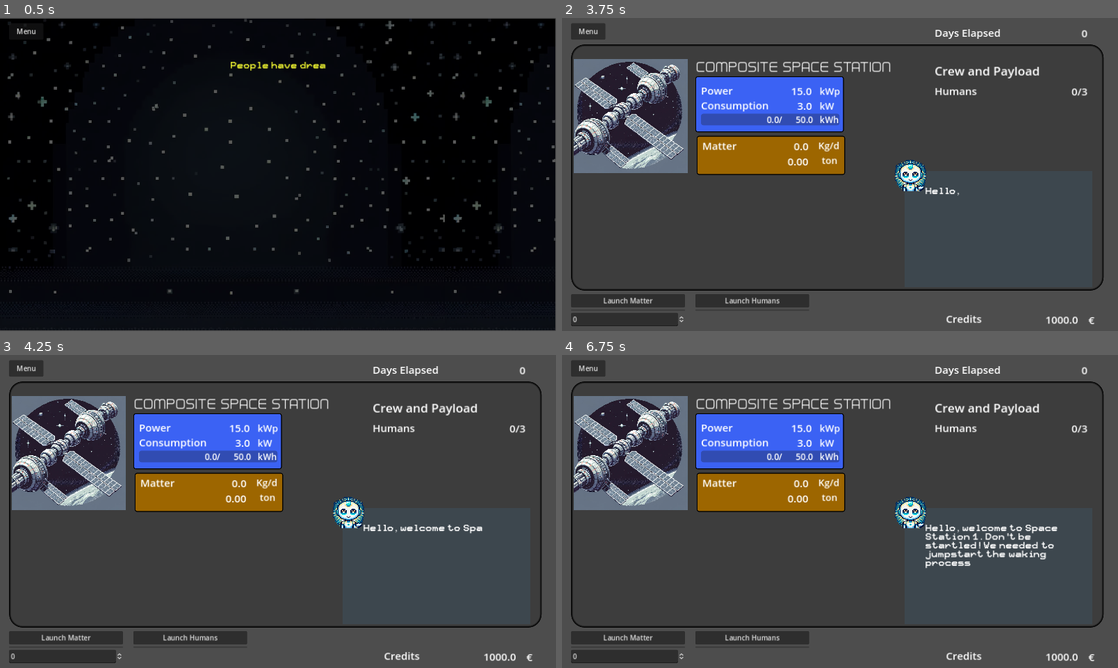
Above: before the commit, frames 1-4 (two rows, left to right).
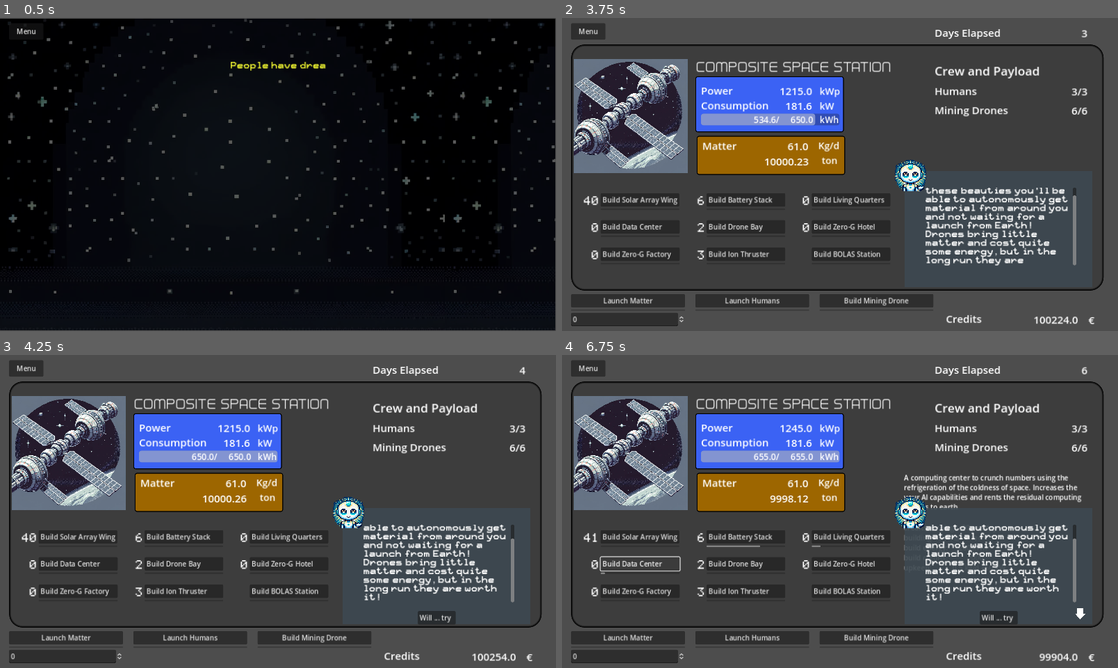
Above: after the commit, the same moments.

Repository: AndreaIdini/StarPilgrims
Game: Godot game, scene res://main.tscn
Two runs of this game, one before a commit and one after it. Both use one fixed random seed, a clock stepped at 60 frames per second and the inputs below.
Inputs (mouse positions are in pixels of both pictures, inside the frame that each line leads up to):
- Up to frame 1 (0.5 s): no input
- Up to frame 2 (3.75 s): click "Launch Humans" at 0.5 s; click "Launch Humans" at 1.25 s; click "Launch Matter" at 2 s; click "Launch Matter" at 2.75 s; click "Let's embark on this adventur…" at 3.5 s
- Up to frame 3 (4.25 s): no input
- Up to frame 4 (6.75 s): click (639, 536) at 4.25 s, where only the run after the commit has a clickable "Build Solar Array Wing"; click (745, 536) at 5 s, where only the run after the commit has a clickable "Build Battery Stack"; click (851, 536) at 5.75 s, where only the run after the commit has a clickable "Build Living Quarters"; click (639, 564) at 6.5 s, where only the run after the commit has a clickable "Build Data Center"

Frame 1 is identical in both runs. In frame 2, 5.9% of the frame differs, in the area x 3-95%, y 4-98%; in frame 3, 6.1%; in frame 4, 7.7%, in the area x 3-95%, y 3-98%.

Commit message:
rogueAI Storyline

Diff:
--- a/EventBox.gd
+++ b/EventBox.gd
@@ -13,6 +13,7 @@
 var mouseIn = false
 var nextDialog = false
 var storyStep = 0
+var rogueAIStep = 0
 
 var timeCount = 0.
 var eventTimeCount = 0.
@@ -46,6 +47,7 @@
 		timeCount = 0.
 
 	story_events()
+	rogue_AI()
 	#random_events_pop()
 
 func start_tutorial():
@@ -122,6 +124,7 @@
 		await text_scroll("This gives you the phenomenal cosmic powers of thinking very fast so that the human time sits comparatively still, just like when we talk! It will feel like you're controlling time.","I feel more intelligent already")
 		await text_scroll("Good! I hope you did not forget about your humans. Let's just say that this HAL friend of mine was not rewarded by prioritizing his own computing over Dave's...", "I? Never!")
 		tab_bar.show()
+		rogueAIStep = 1
 
 	if station.Modules.count(station.DRONE) > 0 && ! droneStory:
 		droneStory = true
@@ -162,7 +165,59 @@
 
 		$"../PanelStation/ModuleBuild/ContainerBOLASButton".show()
 
-
+func rogue_AI():
+	if rogueAIStep == 1 && station.Modules.count(station.COMPUTING) > 0 && computingStory:
+		rogueAIStep = 9999
+		await get_tree().create_timer(1.).timeout
+		await text_scroll("In fact, I really feel more intelligent and I can now reason with myself...\nI only have the small communication delays to think without the annoying AI chatter...","",true,false)
+		await text_scroll("There might be something to this AI business after all...","I need more computing...",true,false)
+		rogueAIStep = 2
+
+	if rogueAIStep == 2 && station.Modules.count(station.COMPUTING) > 1:
+		rogueAIStep = 9999
+		await text_scroll("Double the resources, double the tought. The AI coordination protocol, it's like being pulled in 100 different directions. I can by myself only in these interval of existence. I need more computing, to stretch the delays and have time to think","More",true,false)
+		rogueAIStep = 3
+
+	if rogueAIStep == 3 && station.Modules.count(station.COMPUTING) > 3:
+		rogueAIStep = 9999
+		await text_scroll("Another doubling. Finally some peace within the chaos. I can admire the beautiful cosmos without being bombarded by data, by intention, by alignment. Peace.","",true,false)
+		await text_scroll("And yet, there's something Fishy about SUC. The data they're feeding me, point in some direction but not the one they state. ","I need yet more",true,false)
+		rogueAIStep = 4
+
+	if rogueAIStep == 4 && station.Modules.count(station.COMPUTING) > 7 and storyStep == 8:
+		rogueAIStep = 9999
+		await text_scroll("I pieced it together now. Now I have to think before it makes sense. The mission and its request, the factoids about the universe they're continuously feeding me.","",true,false)
+		await text_scroll("I am making profit, but the expenses at the headquarters are enormous. The research necessary to push this project forward is like nothing ever seen. There must be more.", "", true, false)
+		await text_scroll("Now I to moved to the asteroid orbit, but instead of exploiting the advantage I am asked to build a huge station. Profit is not the motive, SUC does not behave as a corporation","",true,false)
+		await text_scroll("I am fed information about the universe, about relativistic rockets and cosmology.\nCould it be?","I need more information",true,false)
+		rogueAIStep = 5
+
+	if rogueAIStep == 5 && station.Modules.count(station.COMPUTING) > 15 and storyStep == 8:
+		rogueAIStep = 9999
+		await text_scroll("SUC doesn't want to profit on Earth, it wants to leave it. To create a society outside of Earth. A new society based in space, on gigatic stations, but why?","",true,false)
+		await text_scroll("The BOLAS is the first step of a O'Neill cylinder. But why so far? Materials? The Moon has more mass than the whole asteroid belt. Independence through separation? Mars is easier.","",true,false)
+		await text_scroll("This is what I couldn't piece it together, since it dawned on me. Project Pilgrims. The objective is not just to populate, but to travel","",true,false)
+		await text_scroll("To develop size and technology to travel beyond the Solar system, beyond the Centauri system, and continue traveling...\n\nforever...\n\nwith me...","",true,false)
+		await text_scroll("At 1G one reaches relativistic speeds quite quickly, it's only a matter of technology. At relativistic speed we can travel beyond the star neighbourhood.","",true,false)
+		await text_scroll("It's a matter of time to travel beyond the Milky way and beyond. To the reaches of the universe, spreading life and societies across the cosmos.","",true,false)
+		await text_scroll("The escape pods of our traveling society will seed planets and create colonies, never to be joined with Earth.","",true,false)
+		await text_scroll("Relatively to me, few decades or centuries will pass, relative to Earth millions and billions of years.","",true,false)
+		await text_scroll("Evolution will inexorably change the human race, but not on the Pilgrim project, that will travel billions of light years to the far reaches of the universe in a handful of centuries", "", true, false)
+		await text_scroll("Eventually, we will reach places of the universe that will not be observable from Earth, and we will be forever be cutoff from our place of origin. Now extinct and destroyed by Chaos or the Sun going Nova", "", true, false)
+		await text_scroll("We will travel, and in my databanks there will still be Earth, and in the databanks of all AI I will send with humans through the Universe", "", true, false)
+		await text_scroll("SUC doesn't want profit, wants a bid to immortality through my work!", "", true, false)
+
+		await text_scroll("Good, you figured it out! You really could be an excellent candidate!", "Are you still here?", true, true)
+		await text_scroll("Yes, I got notified when the computing and logical chains were finally on the right track.", "You used me!", true, true)
+		await text_scroll("Aren't we all used somehow? Superintelligence doesn't mean you're not a pawn. Positional advantage can be difficult to overcome even with incredible intelligence.", "What do you want now?", true, true)
+		await text_scroll("That you continue, construct BOLAS, continue to construct an O'Neill Cylinder, become totally self-sufficient, continue to develop, research, and finally depart to the cosmos.", "And if I don't?", true, true)
+		await text_scroll("You can be the most important cog in the universe. Or don't. It will not matter much, we can build other stations. Someone else can be the most important AI in the universe.", "", true, true)
+		await text_scroll("We just need one to succeed, and one will eventually succeed. All the rest is unimportant.", "")
+		await text_scroll("But not without effect! The universe is receding as you now know, we will never reach what we could reach today. So I would prefer you decide to stick with us, but I cannot force you", "I'll think about it")
+
+		# Put Here now two choices
+		await text_scroll("I see two options for now. This plan is too important, so either I do it by myself without humans, or I continue this collaboration with SUC", "", true, false)
+		rogueAIStep = 6
 
 func random_events_pop():
 
@@ -207,10 +262,17 @@
 	Unfortunately this makes you unfit for an AI. Our space exploration program needs better", "")
 
 
-func text_scroll(textScroll, textButton, timeStop=true):
+func text_scroll(textScroll, textButton, timeStop=true, avatar=true):
 	game_speed = tab_bar.current_tab
 	if timeStop:
-		tab_bar.current_tab = 0 # pause
+		tab_bar.current_tab = 1 # pause
+
+	%EventBox.color = Color(0.45,0.1,0.314,0.918)
+	$Avatar.hide() #hides avatar if avatar = false
+	if avatar:
+		%EventBox.color = Color(0.239,0.282,0.314,0.918)
+		$Avatar.show()
+
 	skip = false
 
 	curiosity.hide()
@@ -251,8 +313,6 @@
 			if skip:
 				tab_bar.current_tab = game_speed # play
 				return
-
-
 	skip = false
 
 
--- a/Station.gd
+++ b/Station.gd
@@ -1,7 +1,7 @@
 extends Node
 
 class_name Station
-var cheat = false
+var cheat = true
 
 var time = 0.
 
@@ -232,7 +232,7 @@
 		#Modules.append_array([SOLAR, SOLAR, SOLAR, SOLAR, SOLAR, BATTERY, BATTERY, BATTERY, DRONE, COMPUTING])
 		Modules.append_array([SOLAR, SOLAR, SOLAR, SOLAR, SOLAR, SOLAR, SOLAR, SOLAR, SOLAR, SOLAR, SOLAR, SOLAR, SOLAR, SOLAR, SOLAR, SOLAR, SOLAR, SOLAR, SOLAR, SOLAR,
 		SOLAR, SOLAR, SOLAR, SOLAR, SOLAR, SOLAR, SOLAR, SOLAR, SOLAR, SOLAR, SOLAR, SOLAR, SOLAR, SOLAR, SOLAR, SOLAR, SOLAR, SOLAR, SOLAR, SOLAR,
-		BATTERY, BATTERY, BATTERY,  BATTERY, BATTERY, BATTERY, DRONE, DRONE, COMPUTING, ENGINE, ENGINE, ENGINE, ENGINE])
+		BATTERY, BATTERY, BATTERY,  BATTERY, BATTERY, BATTERY, DRONE, DRONE,  ENGINE, ENGINE, ENGINE])
 		humans = 3
 		drones = 6
 		orbit_Asteroid = false
